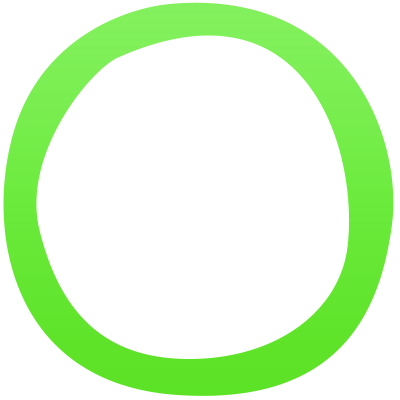
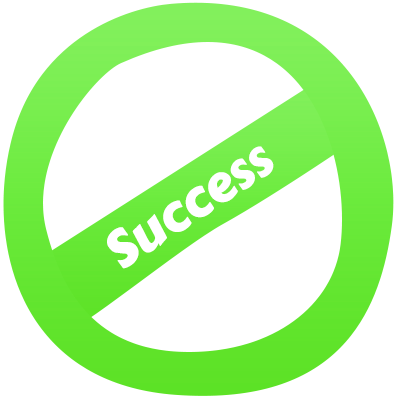
Layers edited between the first and the second 400 x 400 image:
added layer "Ban" (1st of 3) above "Success" over [36, 35, 350, 359]
added layer "Success" above "Ban" over [107, 146, 274, 269]
added layer "Ban" (2nd of 3) above "Ban" over [36, 71, 350, 334]
hid "Ban" (3rd of 3) over [36, 35, 350, 359]
